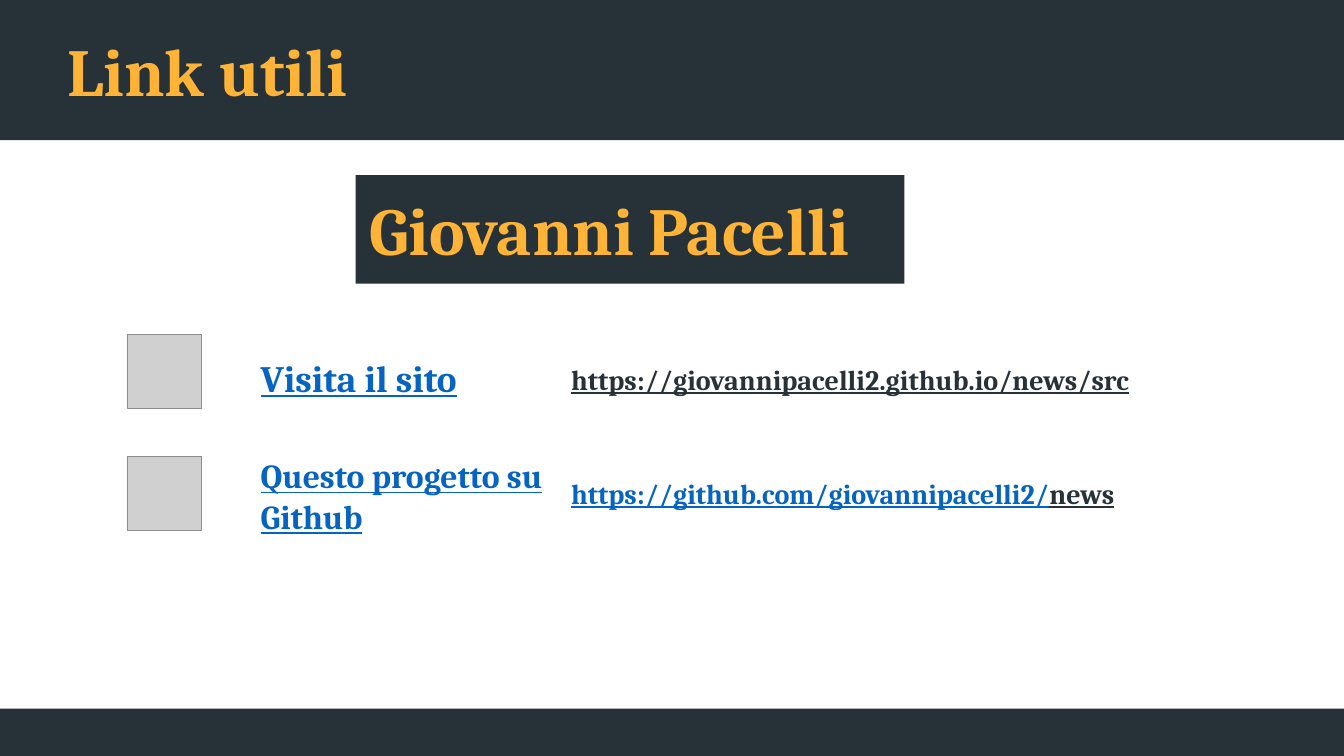
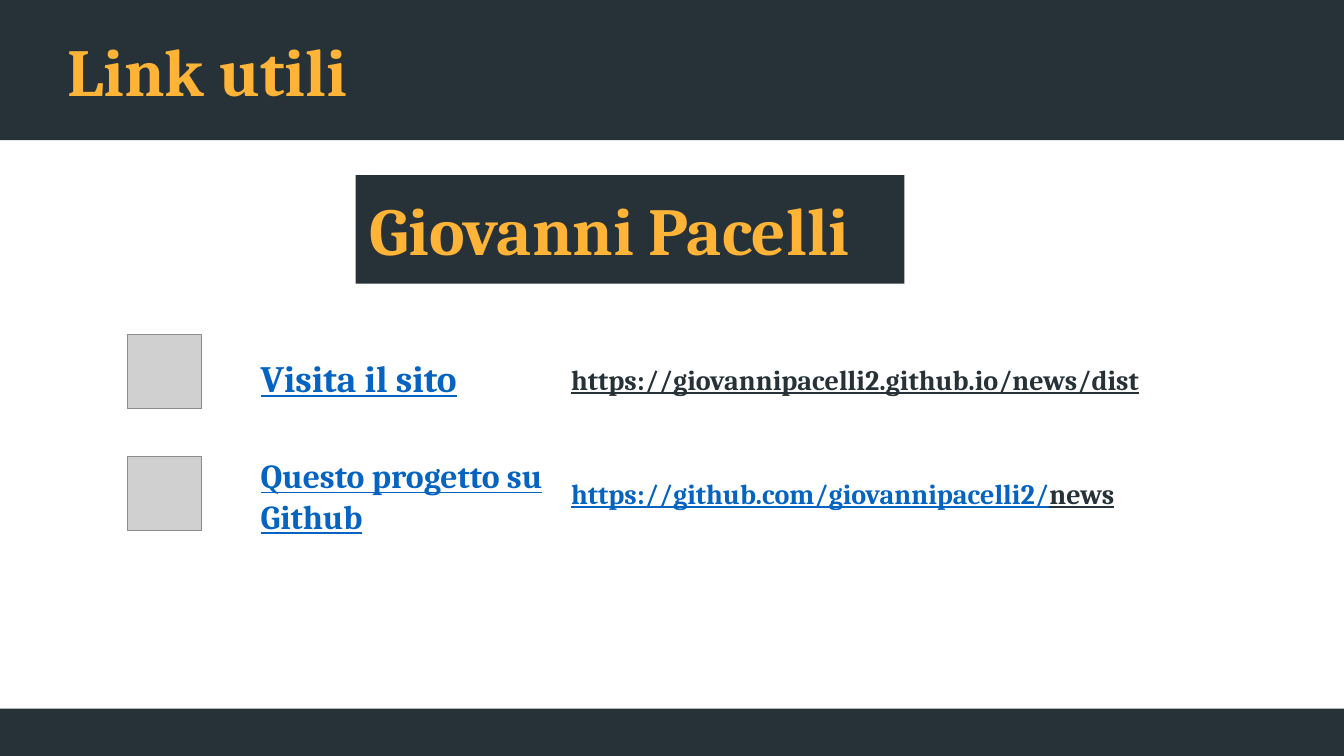
Before and after one commit to giovannipacelli2/news, a slide deck: slide 15 of src/assets/presentation/Presentazione_News.pptx. Drawn at 1344x756 pixels with LibreOffice and Linux fonts; fonts in the diff are those of the drawing; grey boxes stand for pictures. Boxes give left, top, right and bottom in pixels: in the first picture for what was removed or moved away, otherwise in the second. Text is boxed around its words. In the diff, an @@ line names an element or a change of style, - is before the commit and + after.

Commit message:
Update presentation links

```diff
--- a/src/assets/presentation/Presentazione_News.pptx
+++ b/src/assets/presentation/Presentazione_News.pptx
@@ text at [571, 370, 1139, 396]: text changed @@
-https://giovannipacelli2.github.io/news/src
+https://giovannipacelli2.github.io/news/dist
```
Also in this commit, not shown: 1 other file.
